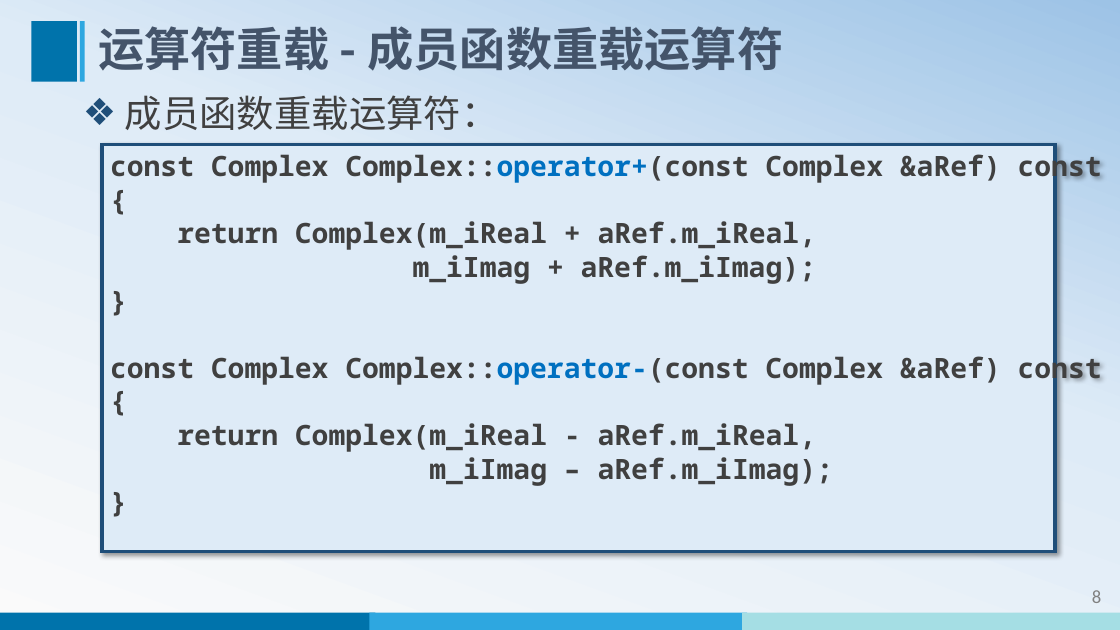
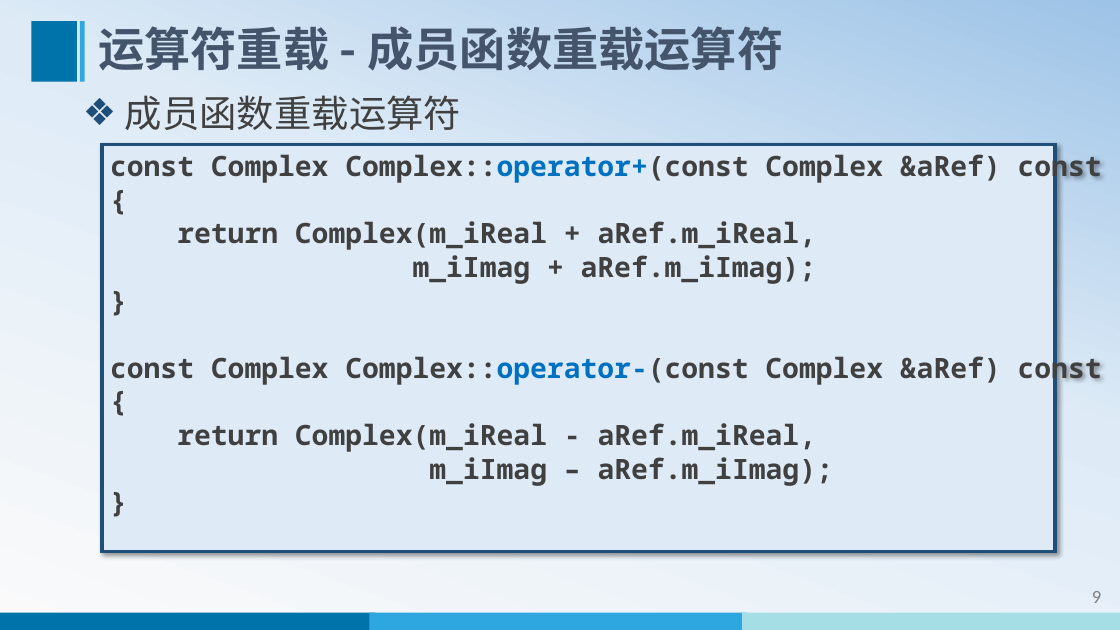
Before and after one commit to WeiMuYang/course-for-class, a slide deck: slide 10 of 16-object-oriented-programming-Cpp/01-oop-cpp-ppt/14-运算符重载.pptx (slide 9 before the commit). Drawn at 1120x630 pixels with LibreOffice and Linux fonts; fonts in the diff are those of the drawing. Boxes give left, top, right and bottom in pixels: in the first picture for what was removed or moved away, otherwise in the second. Text is boxed around its words. In the diff, an @@ line names an element or a change of style, - is before the commit and + after.

Commit message:
更新14-运算符重载

```diff
--- a/16-object-oriented-programming-Cpp/01-oop-cpp-ppt/14-运算符重载.pptx
+++ b/16-object-oriented-programming-Cpp/01-oop-cpp-ppt/14-运算符重载.pptx
@@ text at (125,95,461,130): text changed @@
-❖ 成员函数重载运算符：
+❖ 成员函数重载运算符
@@ page number at (1092,591,1101,603): text changed @@
-8
+9
```
Also in this commit, not shown: 17 other slides changed, 28 slides added, 1 slide removed.
